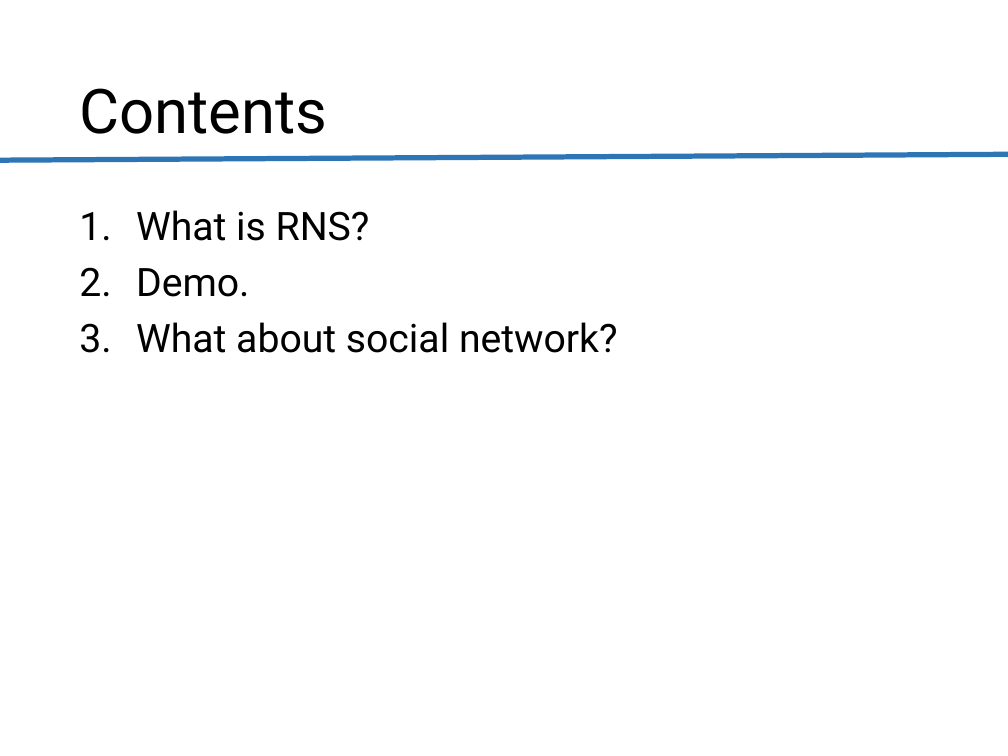
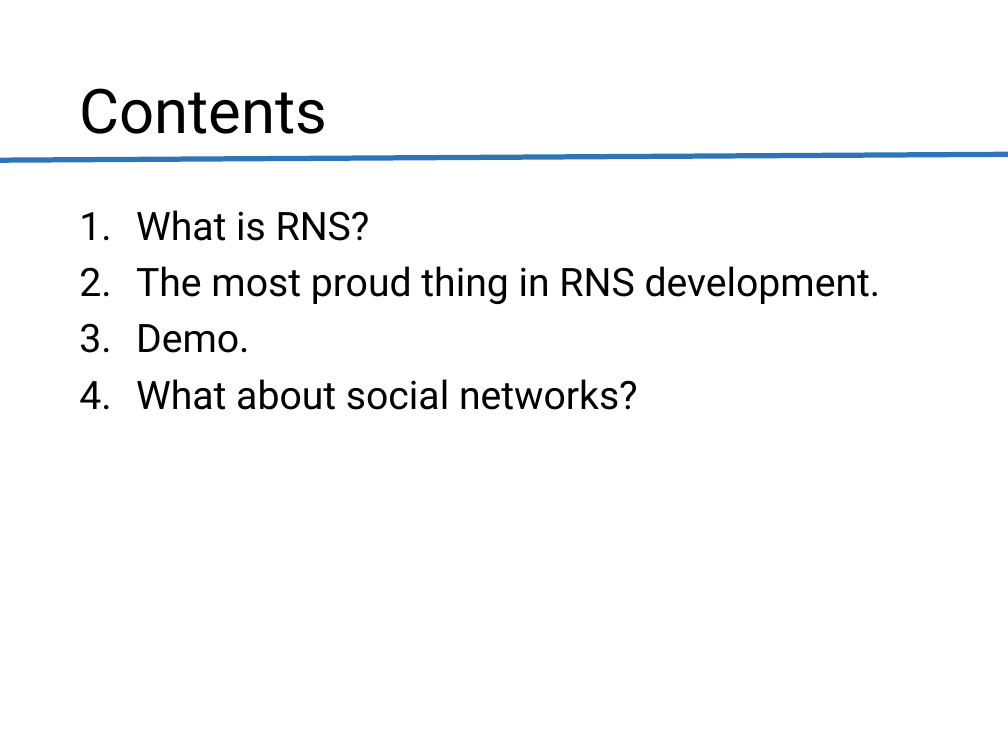
Before and after one commit to lekhasy/RawNotification, a slide deck: slide 2 of Working Individual/SyLK/Presentation.pptx. Drawn at 1008x756 pixels with LibreOffice and Linux fonts; fonts in the diff are those of the drawing. Boxes give left, top, right and bottom in pixels: in the first picture for what was removed or moved away, otherwise in the second. Text is boxed around its words. In the diff, an @@ line names an element or a change of style, - is before the commit and + after.

```diff
--- a/Working Individual/SyLK/Presentation.pptx
+++ b/Working Individual/SyLK/Presentation.pptx
@@ text at [136, 266, 881, 304]: paragraph added @@
+2. The most proud thing in RNS development.
@@ text at [136, 379, 638, 410]: text changed @@
-3. What about social network?
+4. What about social networks?
```
Also in this commit, not shown: 3 other slides changed, 5 slides added, 1 slide removed, 10 other files.
